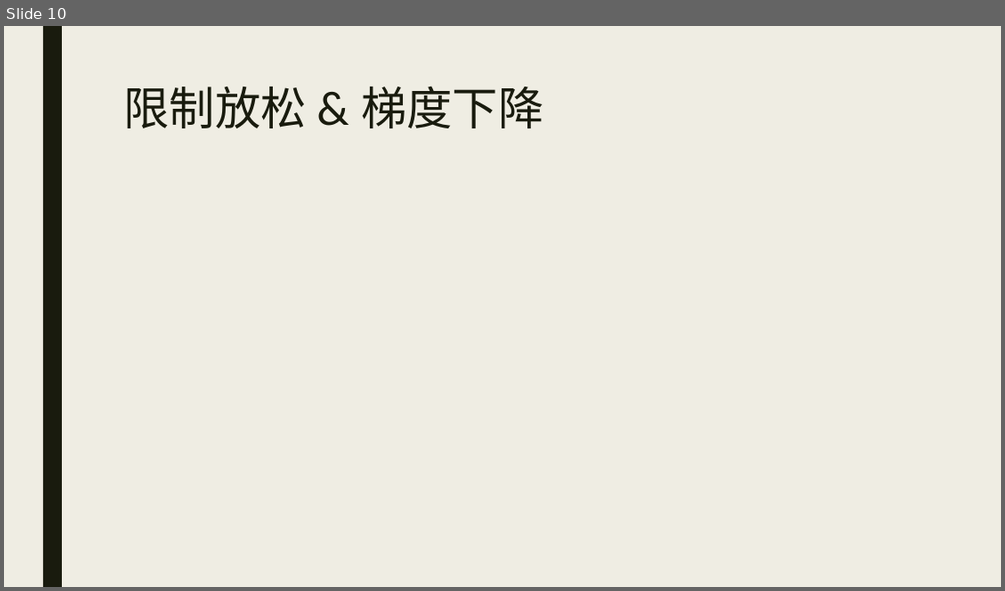
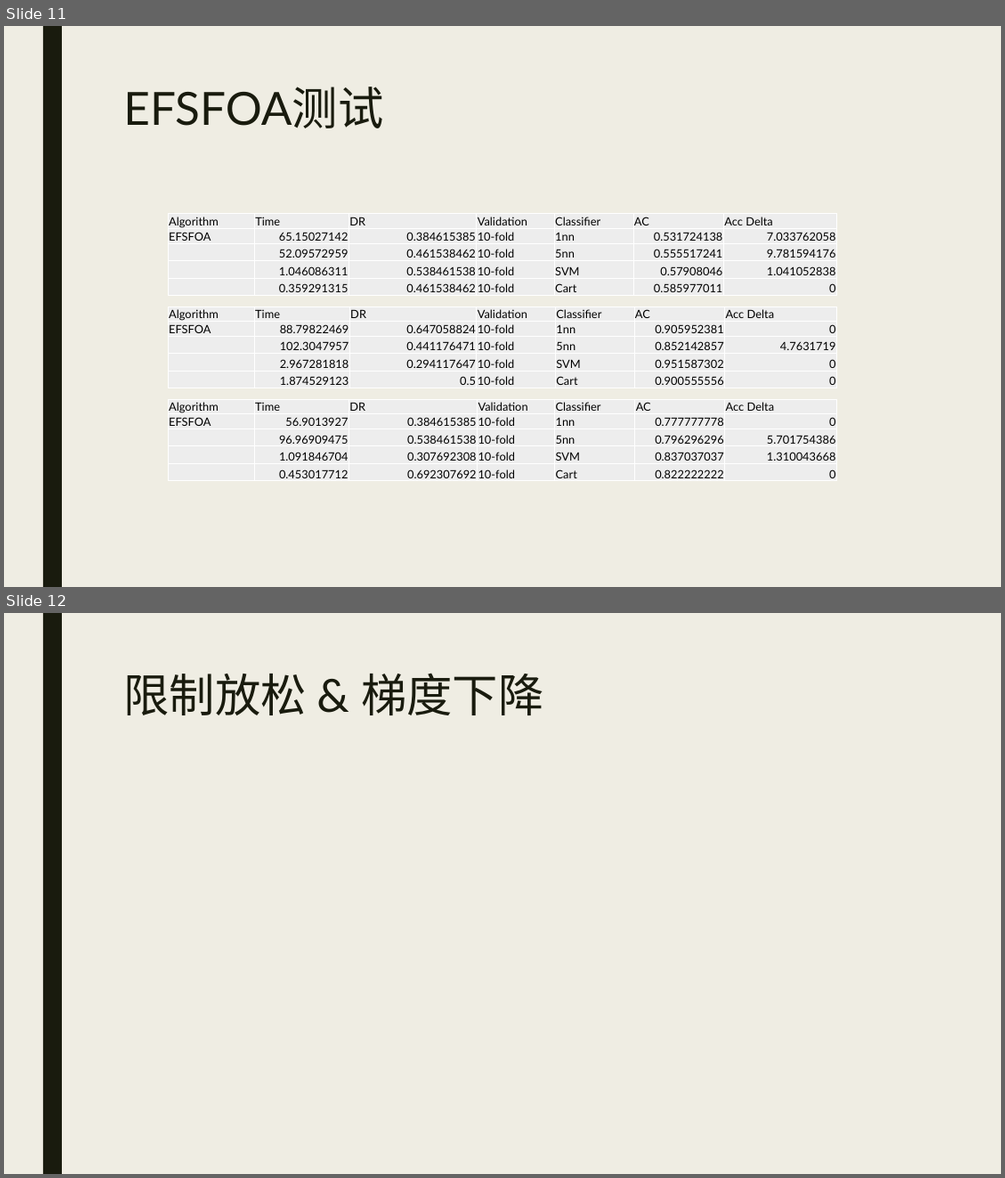
Before and after one commit to WNJXYK/JLU_FeatureSelection, a slide deck: Doc/Pre.pptx. Shown one above the other, each under a label of ours: slide 10 before the commit, slides 11 and 12 after it. The pictures are 1005x591 and 1005x1178 pixels, drawn with LibreOffice and Linux fonts; fonts in the diff are those of the drawing; grey boxes stand for pictures. Boxes give left, top, right and bottom in pixels: in the first picture for what was removed or moved away, otherwise in the second. Text is boxed around its words. In the diff, an @@ line names an element or a change of style, - is before the commit and + after.

```diff
--- a/Doc/Pre.pptx
+++ b/Doc/Pre.pptx
@@ slide 11 added at box(4, 26, 1001, 587), background #EFEDE3; not listed: 1 template element that a slide beside it also shows @@
@@ title added at box(123, 87, 383, 128), 44 pt, text #191B0E @@
+EFSFOA测试
@@ table added at box(168, 214, 837, 296), 5 rows, 7 columns @@
+Algorithm | Time | DR | Validation | Classifier | AC | Acc Delta
+EFSFOA | 65.15027142 | 0.384615385 | 10-fold | 1nn | 0.531724138 | 7.033762058
+ | 52.09572959 | 0.461538462 | 10-fold | 5nn | 0.555517241 | 9.781594176
+ | 1.046086311 | 0.538461538 | 10-fold | SVM | 0.57908046 | 1.041052838
+ | 0.359291315 | 0.461538462 | 10-fold | Cart | 0.585977011 | 0
@@ table added at box(168, 306, 838, 388), 5 rows, 7 columns @@
+Algorithm | Time | DR | Validation | Classifier | AC | Acc Delta
+EFSFOA | 88.79822469 | 0.647058824 | 10-fold | 1nn | 0.905952381 | 0
+ | 102.3047957 | 0.441176471 | 10-fold | 5nn | 0.852142857 | 4.7631719
+ | 2.967281818 | 0.294117647 | 10-fold | SVM | 0.951587302 | 0
+ | 1.874529123 | 0.5 | 10-fold | Cart | 0.900555556 | 0
@@ table added at box(168, 399, 837, 482), 5 rows, 7 columns @@
+Algorithm | Time | DR | Validation | Classifier | AC | Acc Delta
+EFSFOA | 56.9013927 | 0.384615385 | 10-fold | 1nn | 0.777777778 | 0
+ | 96.96909475 | 0.538461538 | 10-fold | 5nn | 0.796296296 | 5.701754386
+ | 1.091846704 | 0.307692308 | 10-fold | SVM | 0.837037037 | 1.310043668
+ | 0.453017712 | 0.692307692 | 10-fold | Cart | 0.822222222 | 0
@@ what was slide 10 is now slide 12 @@
```
Also in this commit, not shown: 1 other slide added.
